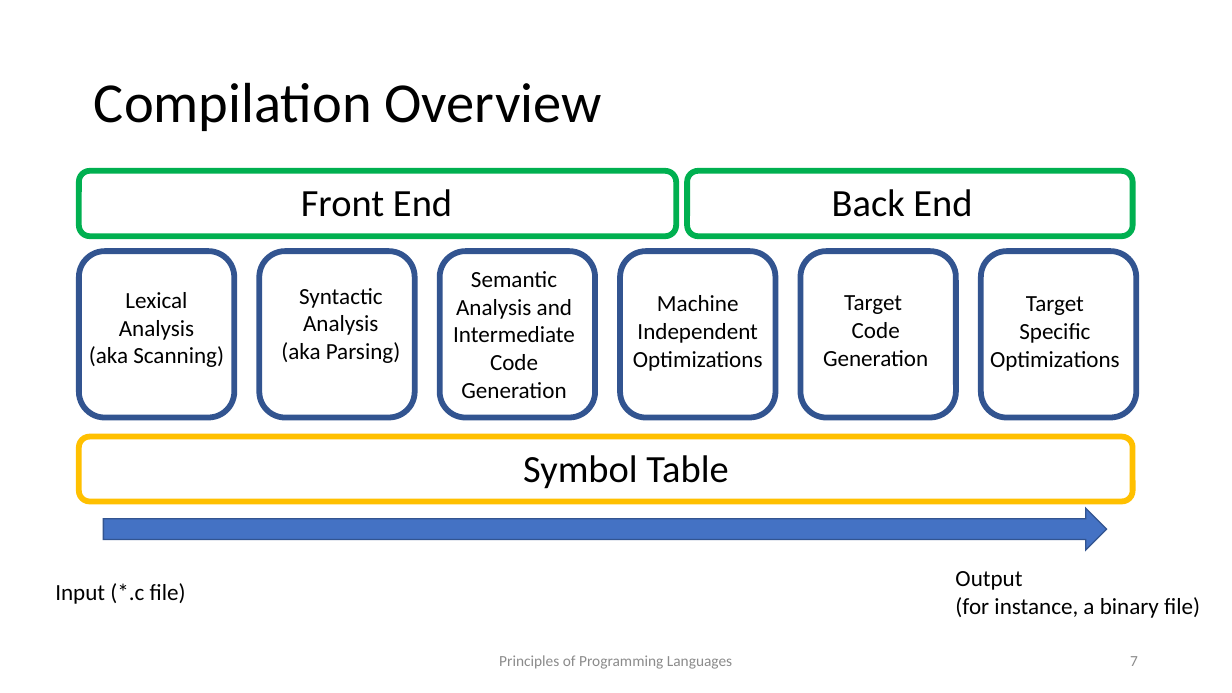
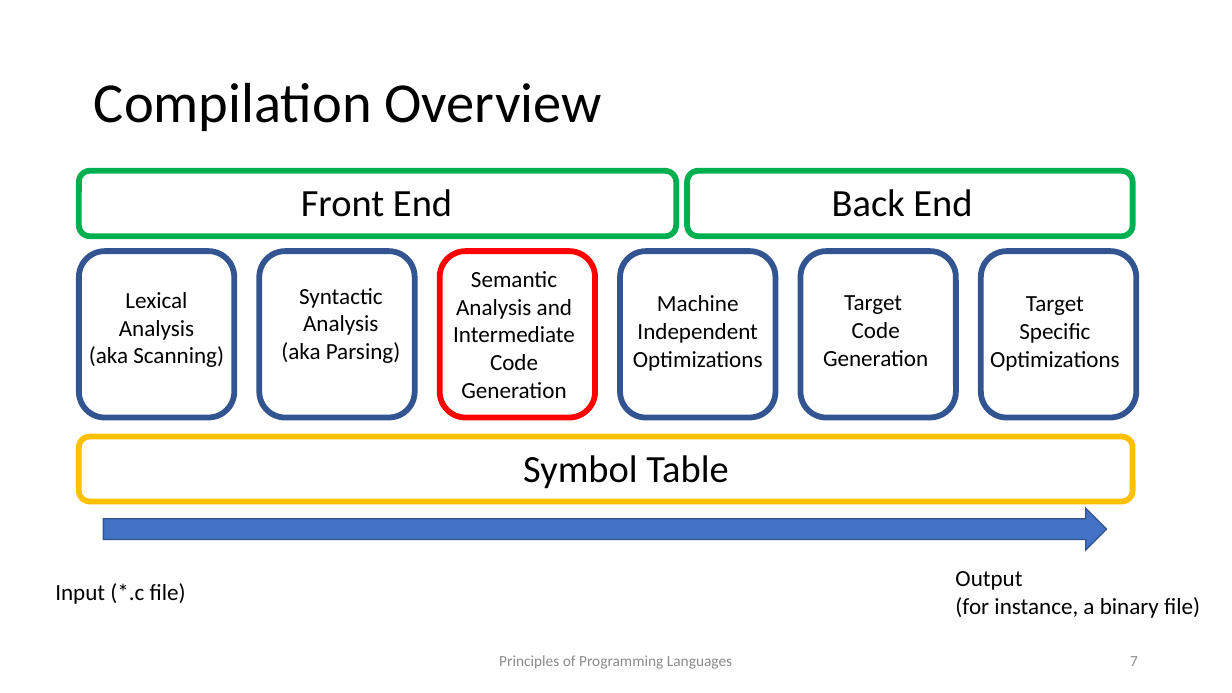
Before and after one commit to kongm/pl-design, a slide deck: slide 7 of semantics.pptx. Drawn at 1232x693 pixels with LibreOffice and Linux fonts; fonts in the diff are those of the drawing. Boxes give left, top, right and bottom in pixels: in the first picture for what was removed or moved away, otherwise in the second. Text is boxed around its words. In the diff, an @@ line names an element or a change of style, - is before the commit and + after.

```diff
--- a/semantics.pptx
+++ b/semantics.pptx
@@ rounded rectangle at <box>440,251,595,418</box>: outline #325491 4.5 pt to #FF0000 4.5 pt @@
```
Also in this commit, not shown: 2 other slides changed, 3 other files.
